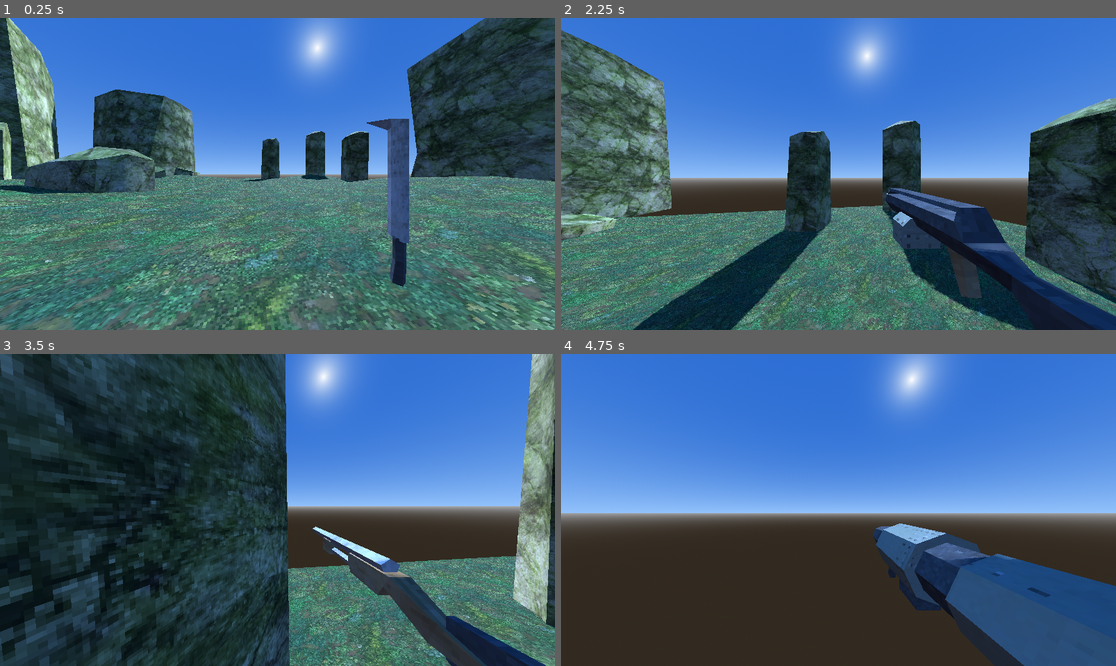
Above: before the commit, frames 1-4 (two rows, left to right).
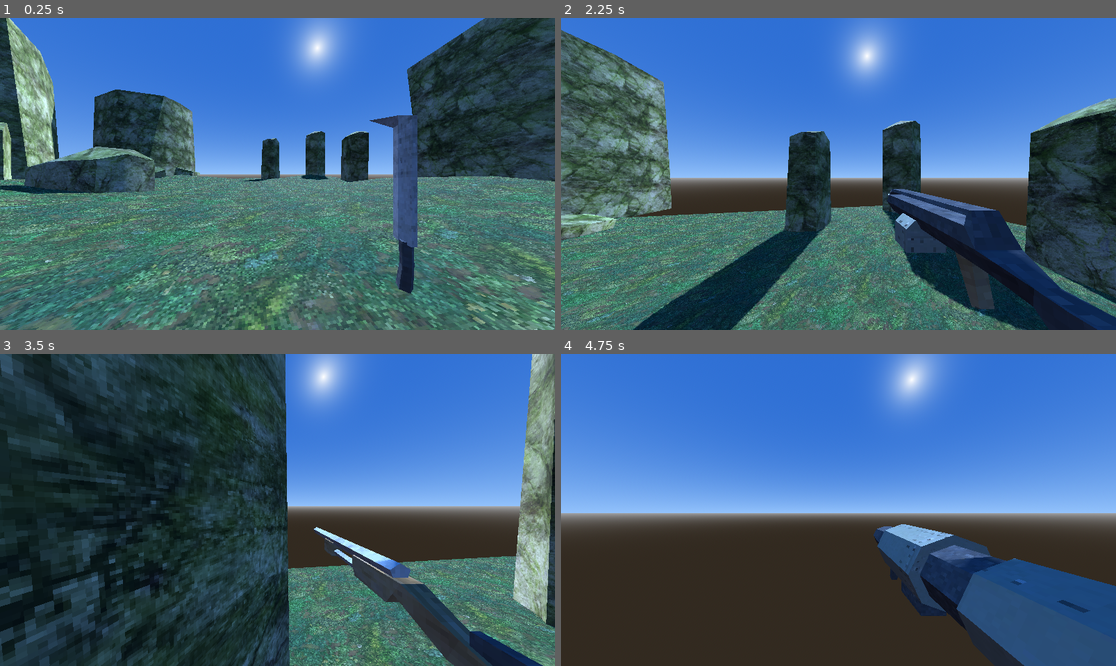
Above: after the commit, the same moments.

Repository: DavidWalshCode/Eldritch-Echoes
Game: Godot game, scene res://levels/level_1.tscn
Same seed, same stepped clock (60 frames per second), same inputs: the game is played once before the commit and once after it.
Inputs (mouse positions are in pixels of both pictures, inside the frame that each line leads up to):
- Up to frame 1 (0.25 s): no input
- Up to frame 2 (2.25 s): tap Enter at 0.5 s; move the mouse to (866, 174) at 0.52 s; press the mouse at (866, 174) at 0.53 s; hold W (move_forwards) from 0.53 s (still down); tap Space (jump) at 0.77, 1.52 s; move the mouse to (810, 174) at 1.27 s; release the mouse at (810, 174) at 1.28 s; tap 1 at 1.35 s; move the mouse to (849, 167) at 2.02 s; tap 2 at 2.1 s
- Up to frame 3 (3.5 s): keep holding W (move_forwards); move the mouse to (271, 516) at 2.77 s; tap 3 at 2.85 s; tap Space (jump) at 3.02 s
- Up to frame 4 (4.75 s): keep holding W (move_forwards); move the mouse to (877, 513) at 3.52 s; tap 4 at 3.6 s; tap Space (jump) at 3.77, 4.52 s; move the mouse to (794, 506) at 4.27 s; tap 5 at 4.35 s

The runs differ from the first frame. In frame 1, 1.7% of the frame differs, in the area x 66-76%, y 31-89%; in frame 2, 1.7%; in frame 3, 1.1%; in frame 4, 1.4%.

Commit message:
Small changes

Diff:
--- a/characters/player/player.tscn
+++ b/characters/player/player.tscn
@@ -257,7 +257,7 @@
 unique_name_in_owner = true
 
 [node name="WeaponManager" type="Node3D" parent="Camera3D"]
-transform = Transform3D(0.254703, 0, 0, 0, 0.222342, 0, 0, 0, 0.255777, 0.266923, -0.174175, -0.604254)
+transform = Transform3D(0.254703, 0, 0, 0, 0.222342, 0, 0, 0, 0.255777, 0.266923, -0.174175, -0.569313)
 script = ExtResource("2_c6p01")
 
 [node name="Weapons" type="Node3D" parent="Camera3D/WeaponManager"]
--- a/weapons/weapon.gd
+++ b/weapons/weapon.gd
@@ -5,8 +5,8 @@
 @onready var animation_player : AnimationPlayer = $Graphics/AnimationPlayer
 @onready var attack_emitter : AttackEmitter = $AttackEmitter
 @onready var fire_point : Node3D = %FirePoint
-@onready var camera_3d = $"../../.."
-@onready var player = $"../../../.."
+#@onready var camera_3d = $"../../.."
+#@onready var player = $"../../../.."
 
 @export var automatic = false
 @export var damage = 5
